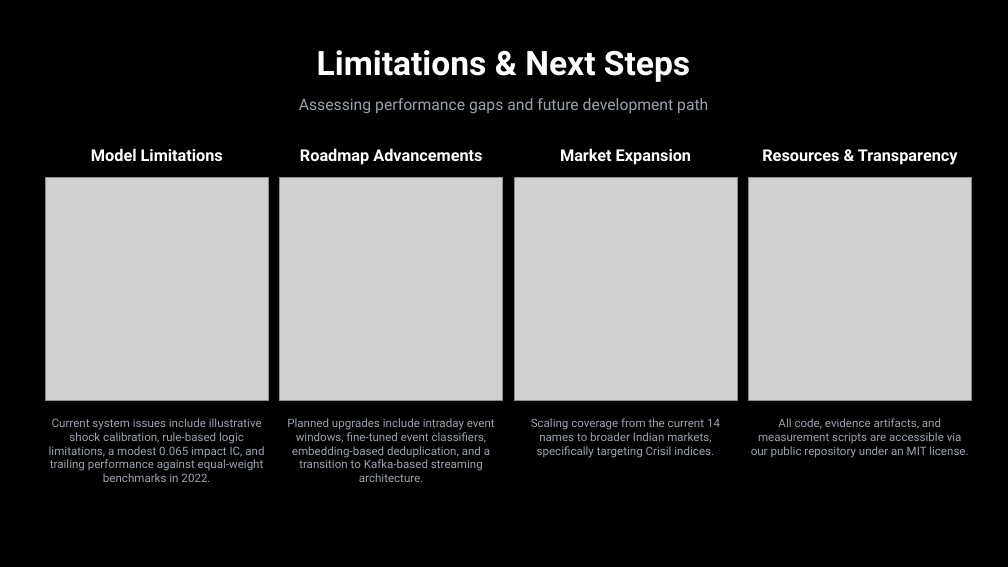
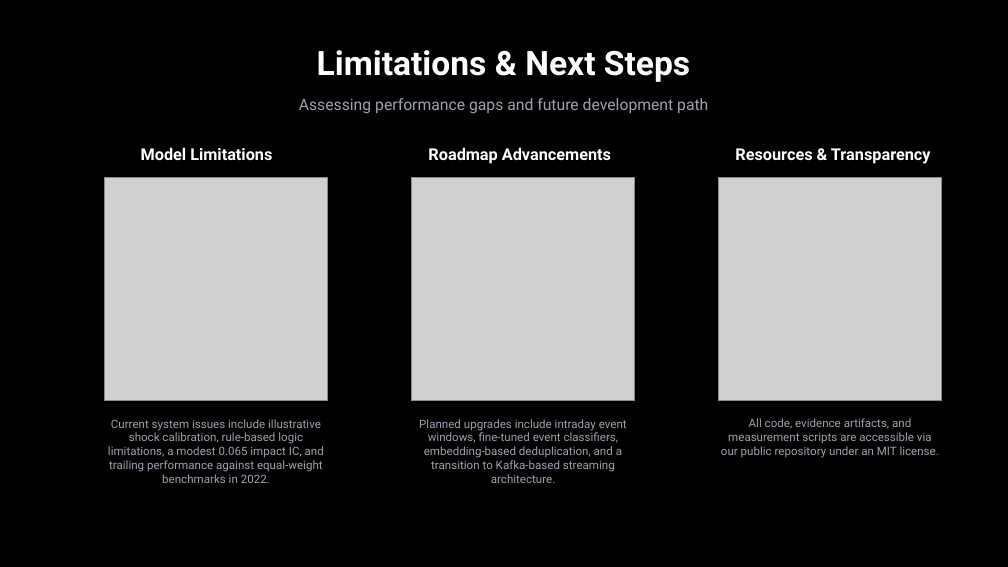
Before and after one commit to SachinGoyal94/TIET-SachinGoyal-Hackathon, a slide deck: slide 7 of docs/presentation.pptx. Drawn at 1008x567 pixels with LibreOffice and Linux fonts; fonts in the diff are those of the drawing; grey boxes stand for pictures. Boxes give left, top, right and bottom in pixels: in the first picture for what was removed or moved away, otherwise in the second. Text is boxed around its words. In the diff, an @@ line names an element or a change of style, - is before the commit and + after.

```diff
--- a/docs/presentation.pptx
+++ b/docs/presentation.pptx
@@ text "Model Limitations": place and size @@
-text "Model Limitations" at [91,148,223,161]
+text "Model Limitations" at [141,147,272,160]
@@ text removed at [560,148,691,165] @@
-Market Expansion
@@ picture: place and size @@
-picture at [45,178,268,401]
+picture at [104,178,327,401]
@@ picture removed at [514,178,737,401] @@
@@ text "Current system issues include illustrative ...": place and size @@
-text "Current system issues include illustrative ..." at [49,418,264,482]
+text "Current system issues include illustrative ..." at [108,419,324,483]
@@ 2 texts, 1 picture: place and size @@
-2 texts, 1 picture at [280,148,503,482]
+2 texts, 1 picture at [412,147,635,483]
@@ text removed at [531,418,720,458] @@
-Scaling coverage from the current 14 names to broader Indian markets, specifically targeting Crisil indices.
@@ 2 texts, 1 picture: place and size @@
-2 texts, 1 picture at [749,149,972,458]
+2 texts, 1 picture at [719,148,942,458]
```
Also in this commit, not shown: 2 other files.
